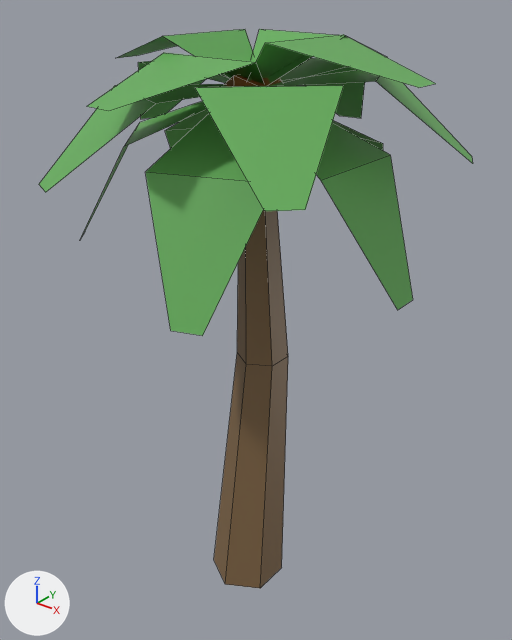
The FBX model Assets/3DModels/Props/PalmTree/PalmTree_02.fbx as it was, and as the next commit left it.
Camera for both pictures: a 50 mm camera at (17.45, -9.01, 11.58) aimed at (9.84, 0.5, 5.69). The lights are fixed; the arrows at lower left show +X, +Y and +Z. The older version comes first. Mesh edges are drawn as thin lines. Where no turn or scale is listed for an object, it has been applied to the vertices. Vertices at exactly the same position are counted once.

Before the edit, the objects in view are built like this:
```python
me_cylinder_002 = bpy.data.meshes.new('Cylinder.002')
me_cylinder_002.from_pydata(...)  # 112 vertices, 51 faces; spans x -3.45..3.28, y -3.03..3.76, z 0.0..10.75
me_cylinder_002.materials.append(mat_leaves)  # picture img_palettetexture_png
# before: 0 (0.0, 0.75, 0.0), 2 (0.65, 0.38, 0.0) at pixel (281, 567), 4 (0.65, -0.38, 0.0) at pixel (260, 588), 6 (0.0, -0.75, 0.0) at pixel (225, 584), 8 (-0.65, -0.38, 0.0) at pixel (213, 559)
# before: 10 (-0.65, 0.38, 0.0)
ob_palmtree_02 = bpy.data.objects.new('PalmTree_02', me_cylinder_002)
ob_palmtree_02.location = (10.0, 0.0, 0.0)
```
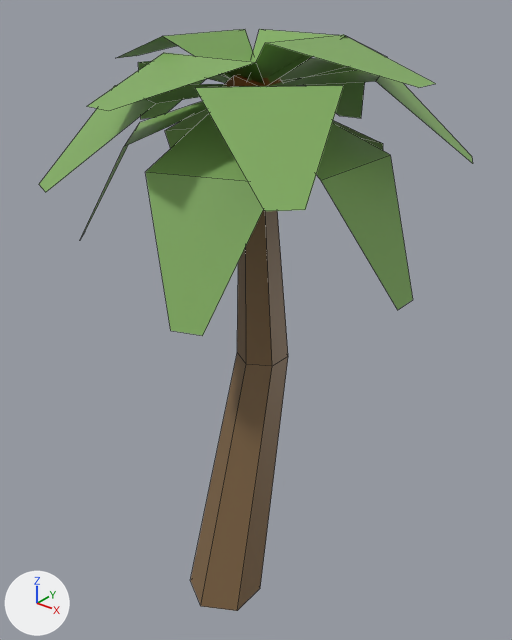
The newer file is also turned or shifted as a whole; pictures and numbers use the older file's frame.

Pixel boxes (x1, y1, x2, y2) of what changed, in the pictures (512 x 640 px; the box of a moved part takes in the faces that stretch with it):
'PalmTree_02', reshaped, surface changed: before (39, 29, 473, 588); after (39, 29, 473, 611)
part 1 of me_cylinder_002, moved or reshaped: before (214, 353, 288, 588); after (191, 353, 288, 611)
part 2 of me_cylinder_002, surface changed: (39, 29, 473, 336) in both

What the commit changed:
me_cylinder_002 has 112 vertices, 51 faces and spans x -3.45..3.28, y -3.03..3.76, z 0.0..10.75.
me_cylinder_002 is used by ob_palmtree_02; location (10.0, 0.0, 0.0).
Part 1, on me_cylinder_002:
Vertices 0, 2, 4, 6, 8, 10 of me_cylinder_002 move by (0.0, -0.75, 0.0).
me_cylinder_002 part 2: texture (UV) coordinates of 28 of 51 faces, centred in x -2.66..2.5, y -2.24..2.99, z 8.0..10.5, changed; they spanned u 0.43..0.43, v 0.66..0.66 and now span u 0.07..0.07, v 0.66..0.66.
